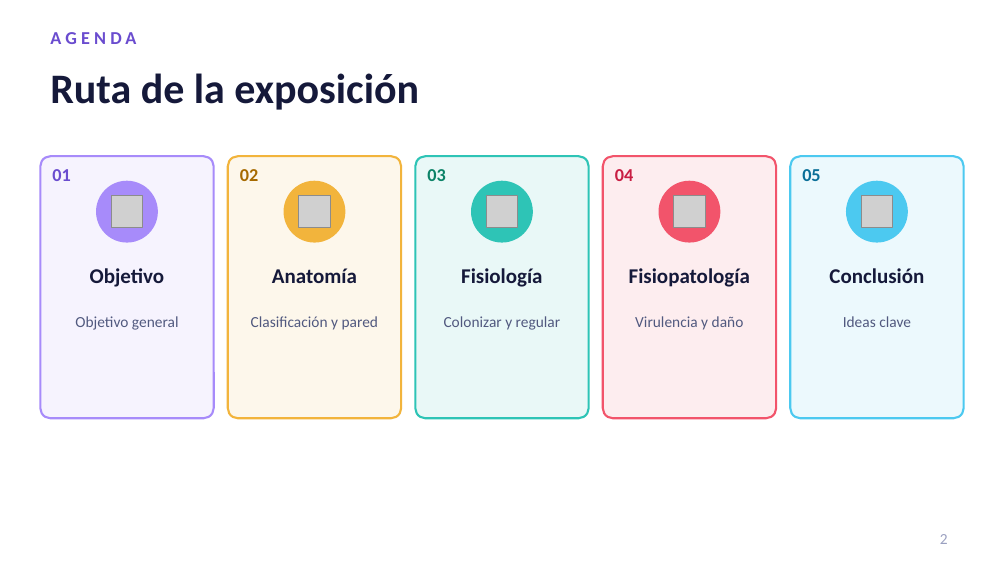
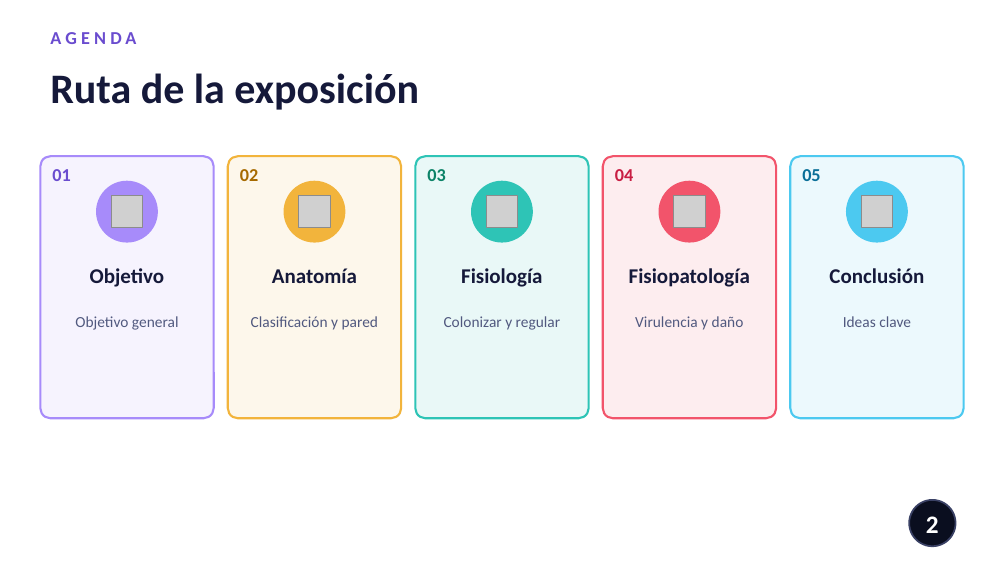
Before and after one commit to nestor120512/nes, a slide deck: slide 2 of Cocos_grampositivos_BLANCO.pptx. Drawn at 1008x567 pixels with LibreOffice and Linux fonts; fonts in the diff are those of the drawing; grey boxes stand for pictures. Boxes give left, top, right and bottom in pixels: in the first picture for what was removed or moved away, otherwise in the second. Text is boxed around its words. In the diff, an @@ line names an element or a change of style, - is before the commit and + after.

```diff
--- a/Cocos_grampositivos_BLANCO.pptx
+++ b/Cocos_grampositivos_BLANCO.pptx
@@ page number: place and size @@
-page number at <box>940,534,948,544</box>
+page number at <box>926,516,939,533</box>
@@ page number at <box>926,516,939,533</box>: size 11 to 18 pt, text colour #9AA0C0 to #FFFFFF, bold on; alignment right to centre; vertical alignment top to middle @@
@@ ellipse added at <box>909,500,956,546</box>, fill #0A0E1F, outline #3A4165 1.25 pt @@
```
Also in this commit, not shown: 3 other slides changed, 4 slides added.
